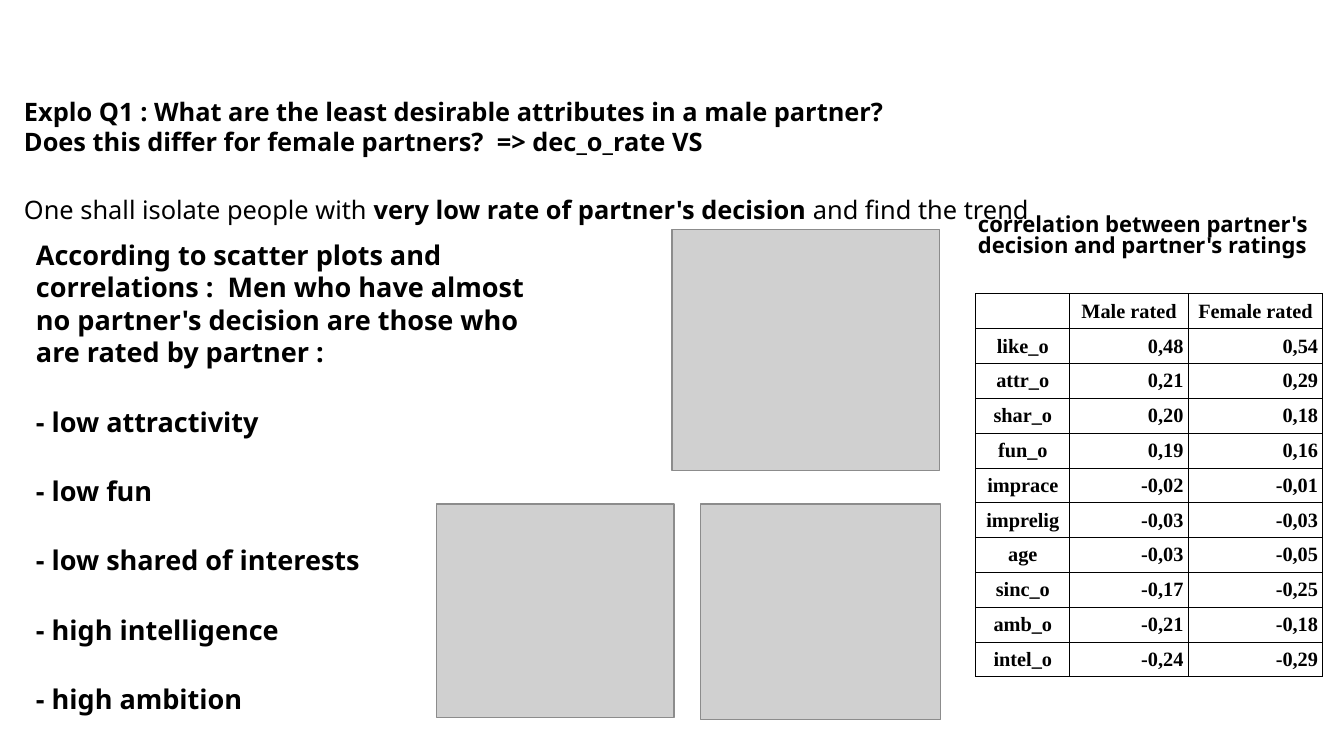
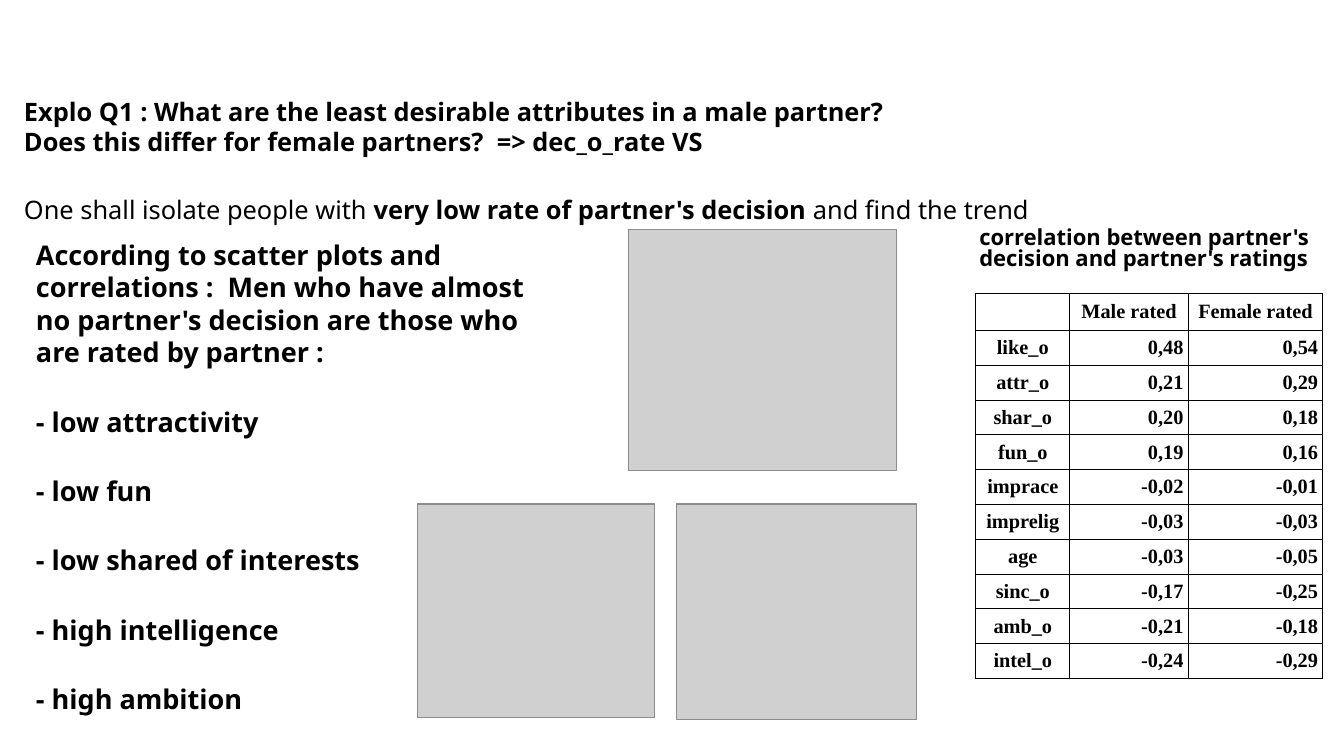
Before and after one commit to cyrilbraguy/Bl2_Tinder, a slide deck: slide 11 of doc/Braguy_CDSD_bl2_tinder.odp (slide 10 before the commit). Drawn at 1344x756 pixels with LibreOffice and Linux fonts; fonts in the diff are those of the drawing; grey boxes stand for pictures; background and template pictures are left out. Boxes give left, top, right and bottom in pixels: in the first picture for what was removed or moved away, otherwise in the second. Text is boxed around its words. In the diff, an @@ line names an element or a change of style, - is before the commit and + after.

```diff
--- a/doc/Braguy_CDSD_bl2_tinder.odp
+++ b/doc/Braguy_CDSD_bl2_tinder.odp
@@ picture: place and size @@
-picture at box(672, 229, 940, 471)
+picture at box(629, 229, 898, 471)
@@ text "correlation between partner's decision and ..." rewrapped from box(978, 212, 1308, 259) to box(979, 228, 1309, 271) @@
@@ table at box(976, 294, 1322, 674) @@
@@ fill none to #FFFFFF in 32 cells @@
@@ picture: place and size @@
-picture at box(437, 504, 674, 717)
+picture at box(418, 504, 656, 717)
@@ picture: place and size @@
-picture at box(701, 504, 942, 720)
+picture at box(677, 504, 917, 720)
```
Also in this commit, not shown: 14 other slides changed, 1 slide added, 3 other files.
